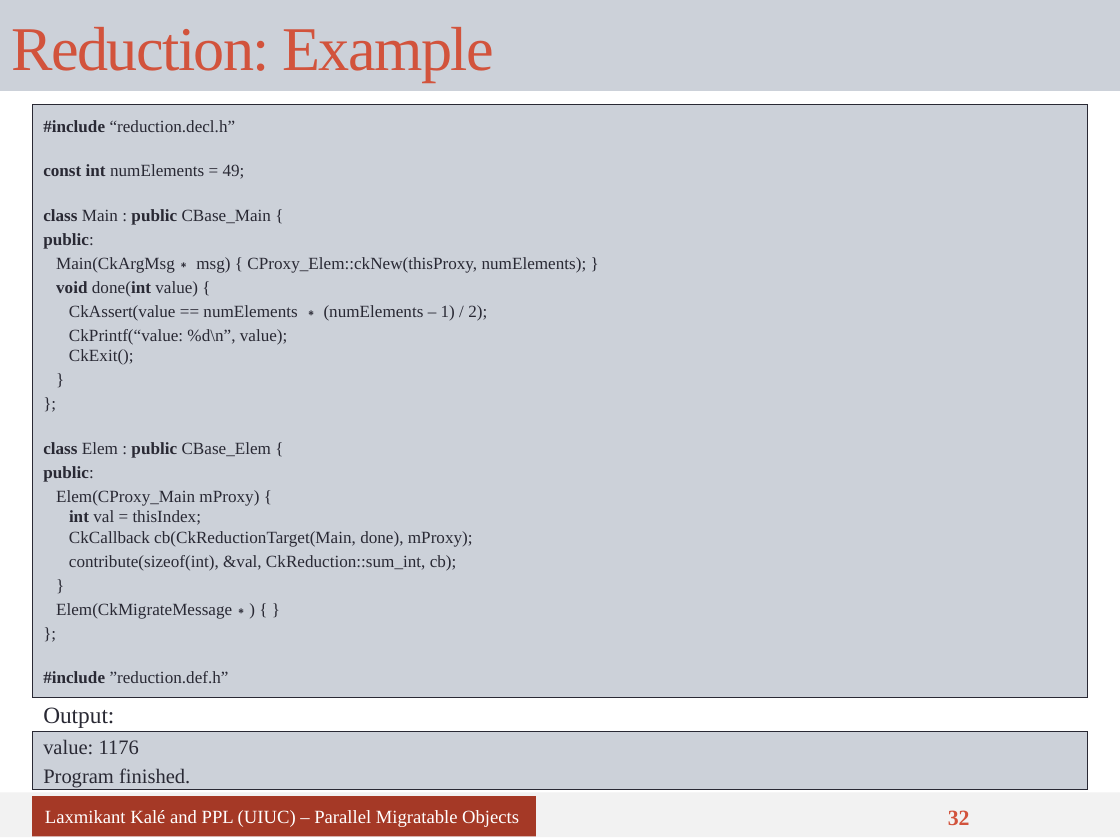
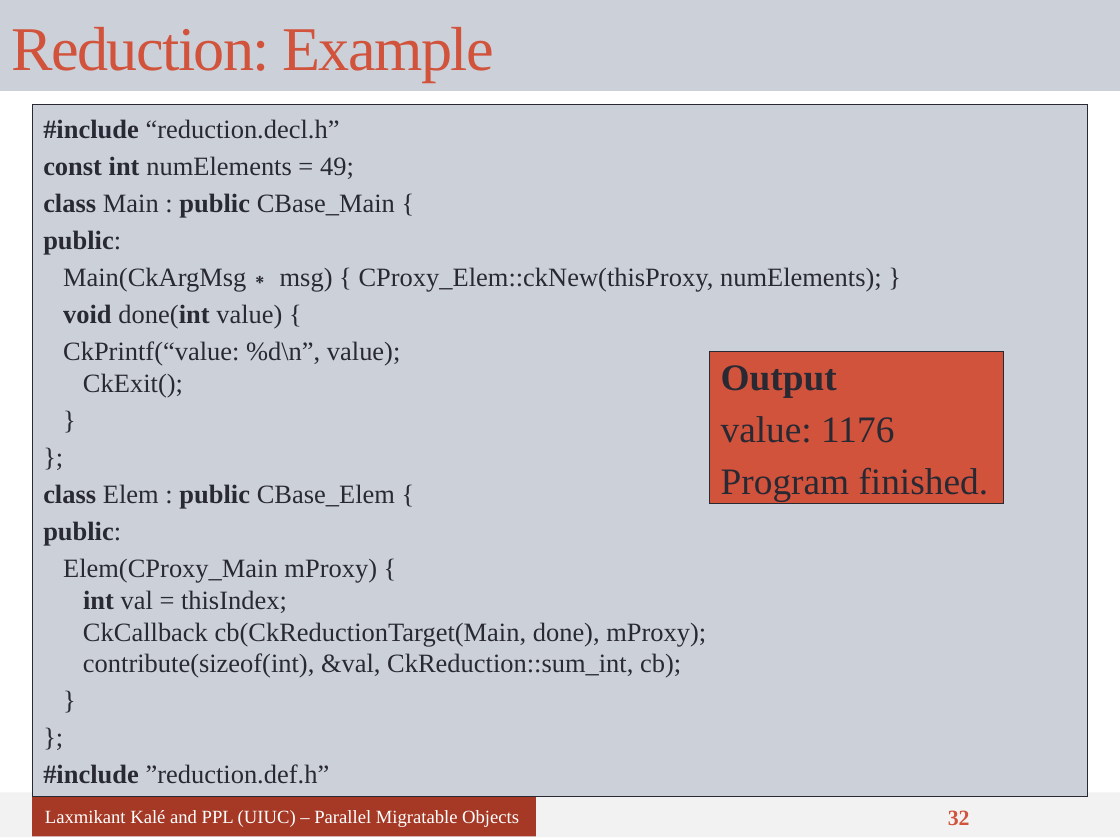
Before and after one commit to UIUC-PPL/charm_tutorial, a slide deck: slide 32 of tutorial-04-charm_basics.pptx. Drawn at 1120x840 pixels with LibreOffice and Linux fonts; fonts in the diff are those of the drawing. Boxes give left, top, right and bottom in pixels: in the first picture for what was removed or moved away, otherwise in the second. Text is boxed around its words. In the diff, an @@ line names an element or a change of style, - is before the commit and + after.

Commit message:
Update deck 4

```diff
--- a/tutorial-04-charm_basics.pptx
+++ b/tutorial-04-charm_basics.pptx
@@ text "#include “reduction.decl.h”": place and size @@
-text "#include “reduction.decl.h”" at [32,105,1088,698]
+text "#include “reduction.decl.h”" at [32,105,1088,796]
@@ text at [43,119,882,784]: size 11 to 17 pt in "#include “reduction.decl.h”", "const int numElements = 49;", "class Main : public CBase_Main {", "public:" and 10 more places; more space between paragraphs @@
@@ text at [69,305,487,321]: paragraph removed @@
-CkAssert(value == numElements ∗ (numElements – 1) / 2);
@@ text "Output": place and size @@
-text "Output" at [32,731,1088,790]
+text "Output" at [709,352,1002,503]
@@ text "Output" at [709,352,1002,503]: fill #CCD1D9 to #D2533C @@
@@ text at [721,365,837,397]: paragraph added @@
+Output
@@ text at [721,416,989,501]: size 13.2 to 24 pt in "value: 1176", "Program finished."; more space between paragraphs @@
@@ text at [63,558,706,678]: text changed; size 11 to 17 pt @@
-Elem(CProxy_Main mProxy) {
-int val = thisIndex;
-CkCallback cb(CkReductionTarget(Main, done), mProxy);
-contribute(sizeof(int), &val, CkReduction::sum_int, cb);
+Elem(CProxy_Main mProxy) {
+int val = thisIndex;
+CkCallback cb(CkReductionTarget(Main, done), mProxy);
+contribute(sizeof(int), &val, CkReduction::sum_int, cb);
@@ text at [56,603,232,619]: paragraph removed @@
-Elem(CkMigrateMessage∗) { }
@@ text removed at [43,707,114,728] @@
-Output:
```
Also in this commit, not shown: 14 other slides changed.
